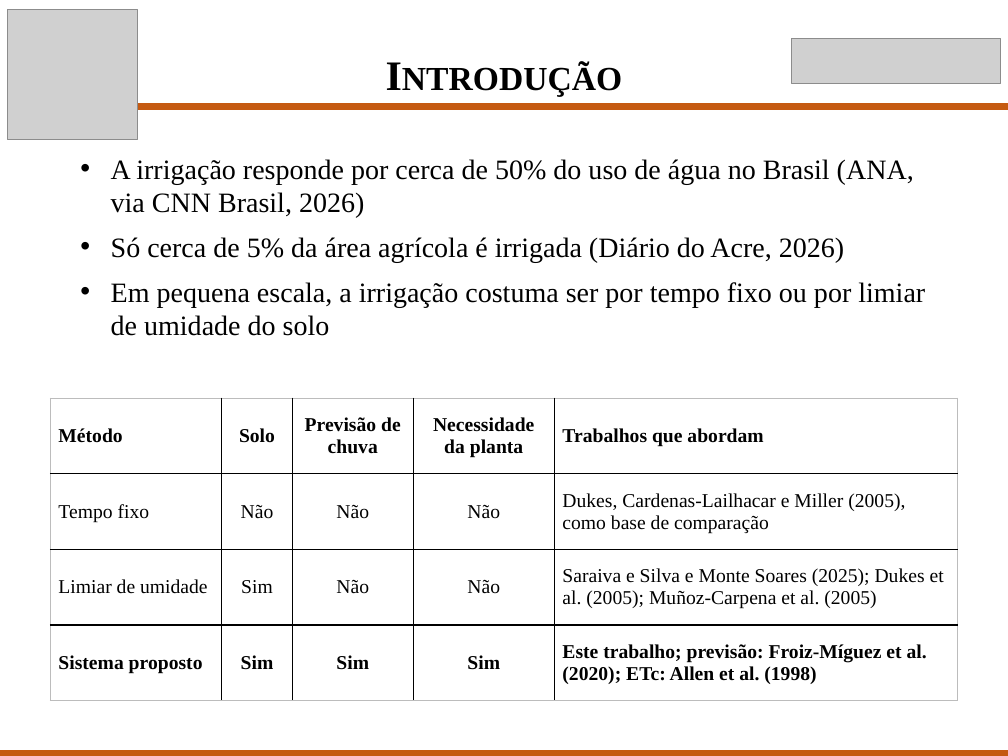
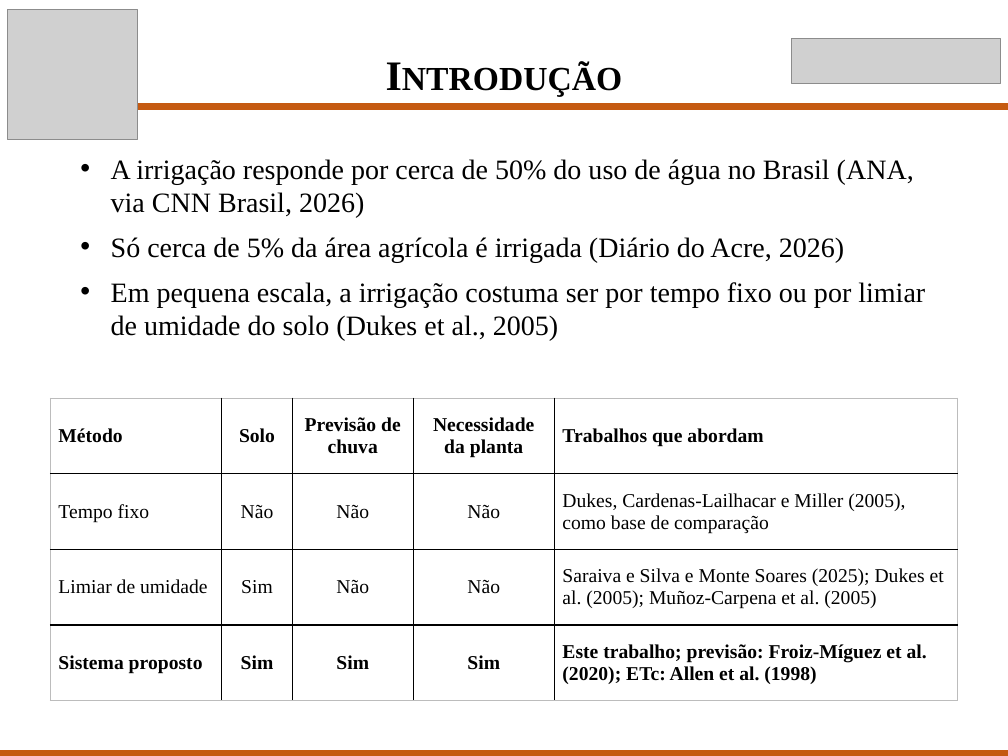
Before and after one commit to Scaglia05/irrigacao-inteligente, a slide deck: slide 3 of docs/p2/Apresentacao_TCC_P2.pptx. Drawn at 1008x756 pixels with LibreOffice and Linux fonts; fonts in the diff are those of the drawing; grey boxes stand for pictures. Boxes give left, top, right and bottom in pixels: in the first picture for what was removed or moved away, otherwise in the second. Text is boxed around its words. In the diff, an @@ line names an element or a change of style, - is before the commit and + after.

Commit message:
Slides da P2: tempo de irrigação no exemplo, lâmina fixa e limiares explicados, notas do apresentador
Fecha lacunas que a plateia poderia explorar: conversão de mm em litros e em minutos com o exemplo completo, motivo do volume zerado na captura do painel, valor da lâmina fixa dos controles, origem dos limiares e a reavaliação de 6 h ainda não implementada no protótipo.

```diff
--- a/docs/p2/Apresentacao_TCC_P2.pptx
+++ b/docs/p2/Apresentacao_TCC_P2.pptx
@@ text at (111,282,925,341): text changed @@
-• Em pequena escala, a irrigação costuma ser por tempo fixo ou por limiar de umidade do solo
+• Em pequena escala, a irrigação costuma ser por tempo fixo ou por limiar de umidade do solo (Dukes et al., 2005)
```
Also in this commit, not shown: 4 other slides changed, 1 other file.
